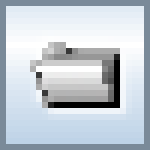
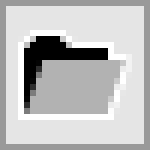
Comparing the layer stacks of the two 150 x 150 images. Changes:
removed layer "Drop Shadow #1" (was 80%) over [30, 60, 114, 108]
removed layer "Layer #4" over [30, 60, 120, 108]
removed layer "Layer #3" over [30, 60, 114, 108]
removed layer "Drop Shadow" (was 80%) over [42, 42, 120, 108]
painted on "Layer #2" over [24, 42, 126, 114]
added layer "Layer #6" above "Layer #1" over [24, 36, 108, 114]
painted on "Layer #1" over [18, 30, 132, 120]
removed layer "Drop Shadow #3" (was 80%) over [30, 30, 120, 108]
removed layer "Drop Shadow #2" (was 80%) over [42, 42, 132, 120]
painted on "Layer" over [0, 0, 150, 150]
added layer "Layer #5" above "Background" over [0, 0, 150, 150]
